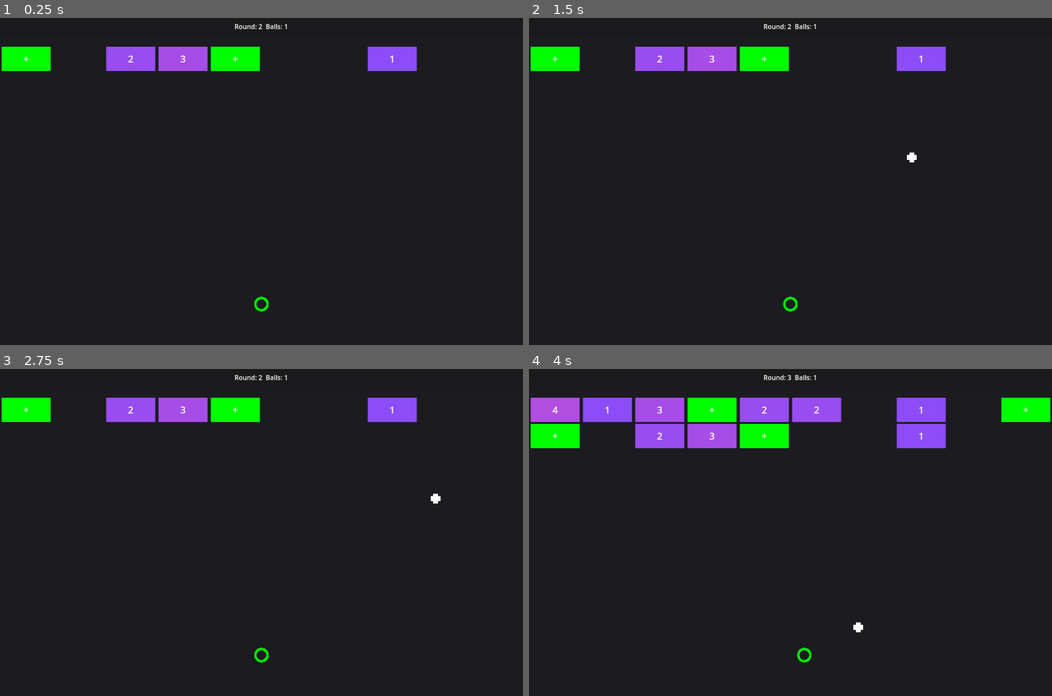
Above: before the commit, frames 1-4 (two rows, left to right).
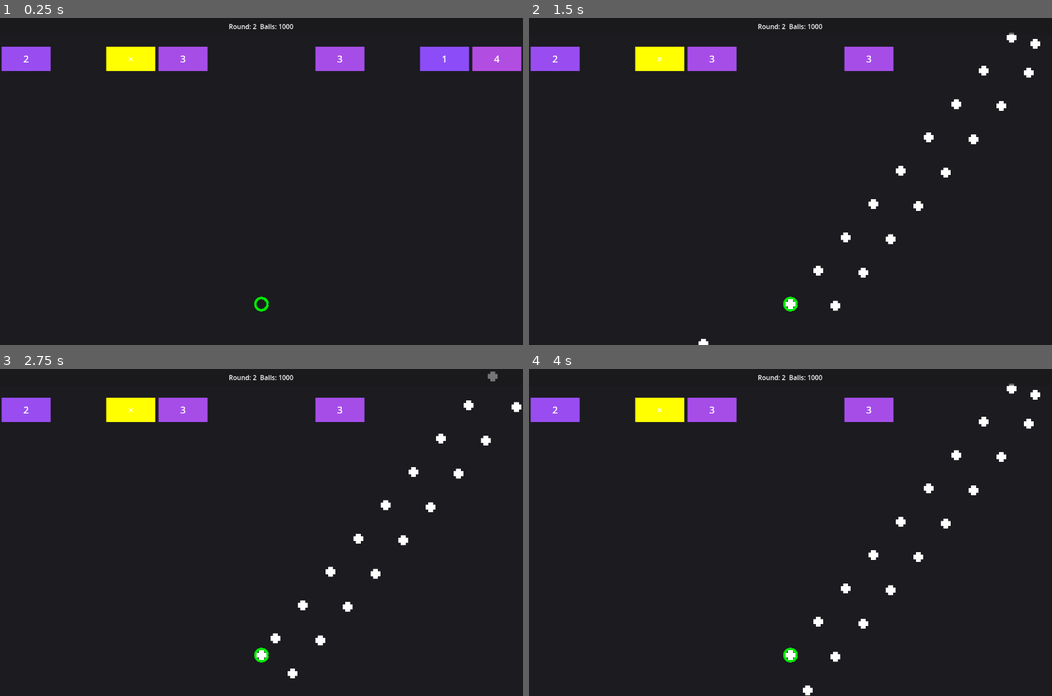
Above: after the commit, the same moments.

Repository: r-cha/orb-protector
Game: Godot game, scene res://orb_protector.tscn
Same seed, same stepped clock (60 frames per second), same inputs: the game is played once before the commit and once after it.
Inputs (mouse positions are in pixels of both pictures, inside the frame that each line leads up to):
- Up to frame 1 (0.25 s): no input
- Up to frame 2 (1.5 s): tap Enter at 0.5 s; move the mouse to (905, 165) at 0.52 s; click (905, 165) at 0.67 s; move the mouse to (685, 197) at 1.27 s; click (685, 197) at 1.42 s
- Up to frame 3 (2.75 s): move the mouse to (313, 460) at 2.02 s; click (313, 460) at 2.17 s
- Up to frame 4 (4 s): move the mouse to (764, 597) at 2.77 s; click (764, 597) at 2.92 s; move the mouse to (947, 581) at 3.52 s; click (947, 581) at 3.67 s

The runs differ from the first frame. In frame 1, 5.1% of the frame differs, in the area x 0-100%, y 1-17%; in frame 2, 4.6%; in frame 3, 4.6%; in frame 4, 11%, in the area x 0-100%, y 1-100%.

Commit message:
Add pickups and fix speed issues

Diff:
--- a/logic/Brick.gd
+++ b/logic/Brick.gd
@@ -31,7 +31,15 @@
 		_take_damage()
 
 func _take_damage():
-	hp -= 1
+	var damage = 1
+
+	# Check if double damage is active
+	var game_controller = get_tree().get_first_node_in_group("game_controller")
+	if game_controller and game_controller.has_method("is_double_damage_active"):
+		if game_controller.is_double_damage_active():
+			damage = 2
+
+	hp -= damage
 	if hp <= 0:
 		emit_signal("brick_destroyed", self)
 		queue_free()
--- a/logic/BrickManager.gd
+++ b/logic/BrickManager.gd
@@ -6,8 +6,10 @@
 
 signal game_over
 signal special_block_hit(type)
+signal pickup_spawned(pickup)
 
 @onready var _brick_scene = preload("res://brick.tscn")
+@onready var _pickup_scene = preload("res://pickup.tscn")
 
 var _grid_width = 10
 var _grid_height = 12
@@ -16,8 +18,10 @@
 var _start_position = Vector2(64, 100)
 var current_round = 1  # Keep public for GameController access
 var _bricks = []
+var _pickups = []  # Track pickups for this round
 var _base_spawn_probability = 0.6  # Base 60% chance for brick to spawn
 var _base_special_probability = 0.15
+var _pickup_spawn_chance = 0.02  # 2% chance for pickup to spawn instead of brick
 
 func _ready():
 	_spawn_new_row()
@@ -37,22 +41,40 @@
 			new_row.append(null)
 			continue
 
-		var brick = _brick_scene.instantiate()
-		add_child(brick)
+		var pos = _start_position + Vector2(x * _brick_spacing.x, 0)
 
-		var pos = _start_position + Vector2(x * _brick_spacing.x, 0)
-		brick.position = pos
+		# Check if we should spawn a pickup instead of a brick
+		if randf() < _pickup_spawn_chance:
+			var pickup = _pickup_scene.instantiate()
+			add_child(pickup)
+			pickup.position = pos
 
-		# Implement variable brick toughness with higher variance
-		var hp = _get_varied_brick_hp()
-		brick.set_hp(hp)
+			# Randomly choose pickup type (50/50 chance)
+			var pickup_type = "minus" if randf() < 0.5 else "double_damage"
+			pickup.set_pickup_type(pickup_type)
 
-		if randf() < _base_special_probability:
-			var special_type = "add" if randf() < 0.9 else "multiply"
-			brick.set_special(special_type)
+			# Track pickup for this round
+			_pickups.append(pickup)
 
-		brick.brick_destroyed.connect(_on_brick_destroyed)
-		new_row.append(brick)
+			# Signal that a pickup was spawned
+			emit_signal("pickup_spawned", pickup)
+
+			new_row.append(null)  # Don't put pickup in brick grid
+		else:
+			var brick = _brick_scene.instantiate()
+			add_child(brick)
+			brick.position = pos
+
+			# Implement variable brick toughness with higher variance
+			var hp = _get_varied_brick_hp()
+			brick.set_hp(hp)
+
+			if randf() < _base_special_probability:
+				var special_type = "add" if randf() < 0.9 else "multiply"
+				brick.set_special(special_type)
+
+			brick.brick_destroyed.connect(_on_brick_destroyed)
+			new_row.append(brick)
 
 	_bricks.insert(0, new_row)
 	current_round += 1
@@ -123,6 +145,19 @@
 				brick.queue_free()
 	_bricks.clear()
 
+	# Clear pickups too
+	for pickup in _pickups:
+		if is_instance_valid(pickup):
+			pickup.queue_free()
+	_pickups.clear()
+
 func spawn_new_row():
 	"""Public wrapper for spawning new rows (used by GameController)"""
 	_spawn_new_row()
+
+func clear_pickups():
+	"""Clear all pickups at the end of a round"""
+	for pickup in _pickups:
+		if is_instance_valid(pickup):
+			pickup.queue_free()
+	_pickups.clear()
--- a/logic/GameController.gd
+++ b/logic/GameController.gd
@@ -12,20 +12,25 @@
 @onready var _play_again_button = $UI/GameOverOverlay/VBoxContainer/PlayAgainButton
 @onready var _end_turn_button = $UI/EndTurnButton
 
-var _ball_count = 1
+var _ball_count = 1000
 var _current_launch_position = Vector2(640, 700)  # 4x scale
 var _balls_in_play = 0
 var _active_balls = []  # Array to track all balls in current round
 var _shooting = false
 var _stop_shooting = false  # Flag to stop shooting early
 var _turn_start_time = 0.0
+var _double_damage_active = false  # Track if double damage is active this round
 
 func _ready():
+	# Add to game controller group for easy access
+	add_to_group("game_controller")
+
 	_input_handler.shoot_ball.connect(_on_shoot_ball)
 	_input_handler.reset_launch_position(_current_launch_position)
 
 	_brick_manager.game_over.connect(_on_game_over)
 	_brick_manager.special_block_hit.connect(_on_special_block_hit)
+	_brick_manager.pickup_spawned.connect(_on_pickup_spawned)
 
 	_end_turn_button.pressed.connect(_on_end_turn_button_pressed)
 	_play_again_button.pressed.connect(_on_play_again)
@@ -33,6 +38,9 @@
 
 	# Allow play again button to work when game is paused
 	_play_again_button.process_mode = Node.PROCESS_MODE_ALWAYS
+
+	# Connect to pickup collection signals
+	_connect_pickup_signals()
 
 	_update_ui()
 
@@ -54,7 +62,7 @@
 
 	# Calculate speed multiplier based on ball count
 	# Formula: 1.0 + (ball_count - 1) * 0.1 (2% increase per additional ball)
-	var speed_multiplier = 1.0 + (_ball_count - 1) * 0.02
+	var speed_multiplier = min(1.0 + (_ball_count - 1) * 0.02, 5)
 
 	# Shoot all balls sequentially
 	for i in _ball_count:
@@ -68,7 +76,7 @@
 		new_ball.shoot(angle, _current_launch_position)
 		_active_balls.append(new_ball)  # Track ball in array
 		_balls_in_play += 1
-		await get_tree().create_timer(0.15  / speed_multiplier).timeout
+		await get_tree().create_timer(0.15 / speed_multiplier).timeout
 
 func _on_ball_exited(exit_position):
 	_balls_in_play -= 1
@@ -86,10 +94,21 @@
 func _end_turn():
 	_shooting = false
 	_end_turn_button.visible = false
+	_stop_shooting = true
 	_input_handler.reset_launch_position(_current_launch_position)
+
+	# Clear double damage effect at end of turn
+	_double_damage_active = false
+
+	# Clear pickups at the end of each round
+	_brick_manager.clear_pickups()
 
 	# Descend bricks after all balls finish
 	_brick_manager.descend_bricks()
+
+	# Reconnect pickup signals for new pickups
+	_connect_pickup_signals()
+
 	_update_ui()
 
 func _on_special_block_hit(type):
@@ -102,7 +121,10 @@
 	print("Balls: ", _ball_count)
 
 func _update_ui():
-	_info_label.text = "Round: %d  Balls: %d" % [_brick_manager.current_round, _ball_count]
+	var status_text = "Round: %d  Balls: %d" % [_brick_manager.current_round, _ball_count]
+	if _double_damage_active:
+		status_text += "  [2× DAMAGE]"
+	_info_label.text = status_text
 
 func _on_game_over():
 	print("Game Over - Bricks reached bottom!")
@@ -143,6 +165,7 @@
 	_active_balls.clear()  # Clear ball tracking array
 	_shooting = false
 	_end_turn_button.visible = false
+	_double_damage_active = false
 
 	# Clear all balls
 	for child in get_children():
@@ -163,3 +186,30 @@
 
 	# Update UI
 	_update_ui()
+
+func _connect_pickup_signals():
+	"""Connect to pickup collection signals from all existing pickups"""
+	for pickup in get_tree().get_nodes_in_group("pickups"):
+		if not pickup.pickup_collected.is_connected(_on_pickup_collected):
+			pickup.pickup_collected.connect(_on_pickup_collected)
+
+func _on_pickup_spawned(pickup):
+	"""Connect to a newly spawned pickup"""
+	pickup.pickup_collected.connect(_on_pickup_collected)
+
+func _on_pickup_collected(pickup_type):
+	"""Handle pickup effects"""
+	print("Pickup collected: ", pickup_type)
+
+	if pickup_type == "minus":
+		_ball_count = max(1, _ball_count - 1)  # Ensure at least 1 ball
+		print("Ball count reduced to: ", _ball_count)
+	elif pickup_type == "double_damage":
+		_double_damage_active = true
+		print("Double damage activated for this round")
+
+	_update_ui()
+
+func is_double_damage_active() -> bool:
+	"""Check if double damage is currently active"""
+	return _double_damage_active
--- /dev/null
+++ b/logic/Pickup.gd
@@ -0,0 +1,49 @@
+"""
+Pickup represents power-ups that can be collected by balls.
+Handles different pickup types and their effects.
+"""
+extends Area2D
+class_name Pickup
+
+signal pickup_collected(pickup_type)
+
+@export var pickup_type: String = "minus"  # "minus" or "double_damage"
+@onready var _label = $Label
+@onready var _color_rect = $ColorRect
+@onready var _collision = $CollisionShape2D
+
+var _pickup_size = Vector2(120, 60)
+
+func _ready():
+	# Set pickup collision layer to layer 5 for ball collision detection
+	collision_layer = 16  # Layer 5
+	collision_mask = 1    # Only detect balls (layer 1)
+
+	# Add to pickups group for easy access
+	add_to_group("pickups")
+
+	# Connect area entered signal for collision detection
+	body_entered.connect(_on_body_entered)
+
+	_update_display()
+
+func _on_body_entered(body):
+	if body.has_method("get_speed"):  # Check if it's a ball
+		print("Pickup collected: ", pickup_type)
+		emit_signal("pickup_collected", pickup_type)
+		queue_free()
+
+func _update_display():
+	if pickup_type == "minus":
+		_label.text = "-"
+		_color_rect.color = Color.RED
+	elif pickup_type == "double_damage":
+		_label.text = "2×"
+		_color_rect.color = Color.ORANGE
+	else:
+		_label.text = "?"
+		_color_rect.color = Color.WHITE
+
+func set_pickup_type(type: String):
+	pickup_type = type
+	_update_display()
--- /dev/null
+++ b/pickup.tscn
@@ -0,0 +1,28 @@
+[gd_scene load_steps=3 format=3 uid="uid://bwl6dqkjjk0px"]
+
+[ext_resource type="Script" path="res://logic/Pickup.gd" id="1_pickup"]
+
+[sub_resource type="RectangleShape2D" id="RectangleShape2D_pickup"]
+size = Vector2(120, 60)
+
+[node name="Pickup" type="Area2D"]
+script = ExtResource("1_pickup")
+
+[node name="ColorRect" type="ColorRect" parent="."]
+offset_left = -60.0
+offset_top = -30.0
+offset_right = 60.0
+offset_bottom = 30.0
+color = Color(1, 0, 0, 1)
+
+[node name="Label" type="Label" parent="."]
+offset_left = -60.0
+offset_top = -30.0
+offset_right = 60.0
+offset_bottom = 30.0
+text = "-"
+horizontal_alignment = 1
+vertical_alignment = 1
+
+[node name="CollisionShape2D" type="CollisionShape2D" parent="."]
+shape = SubResource("RectangleShape2D_pickup")
